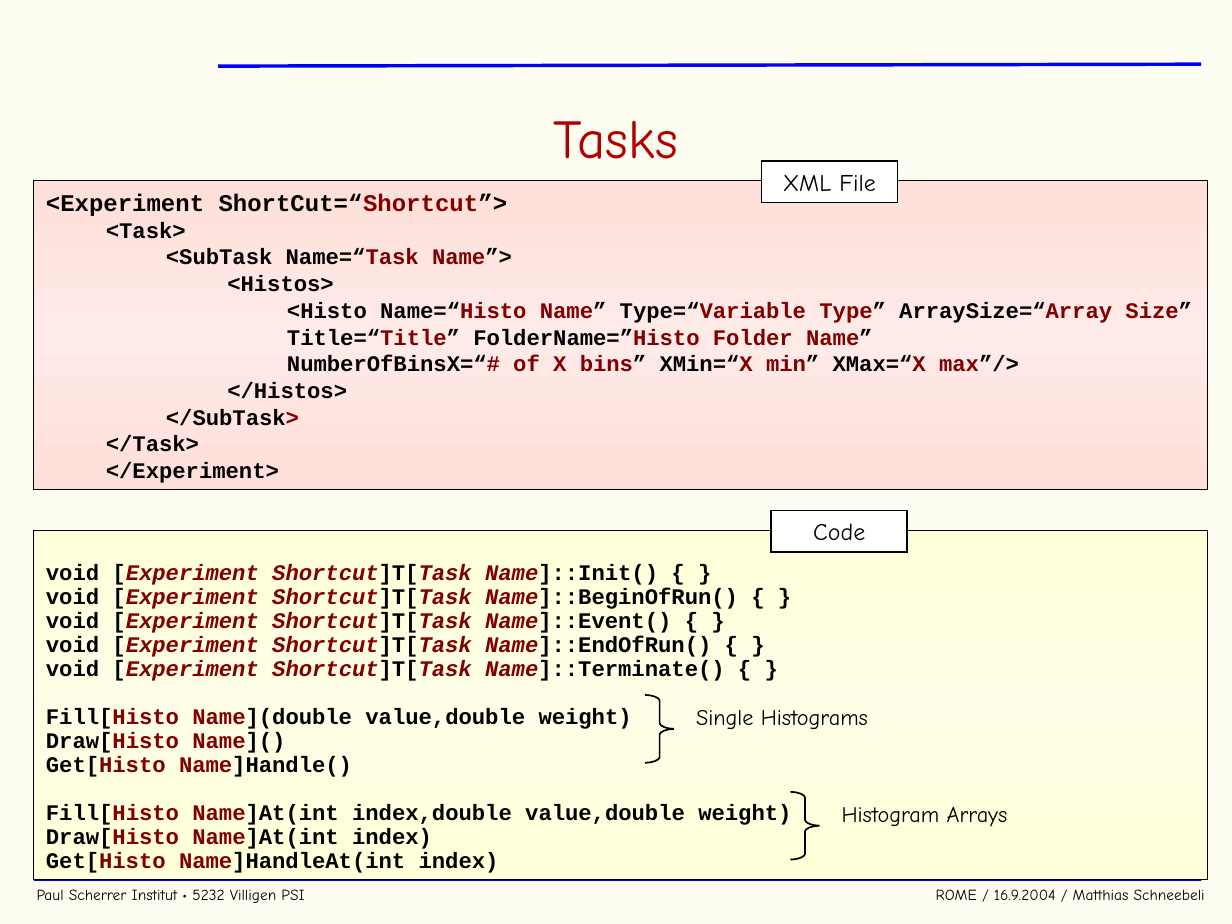
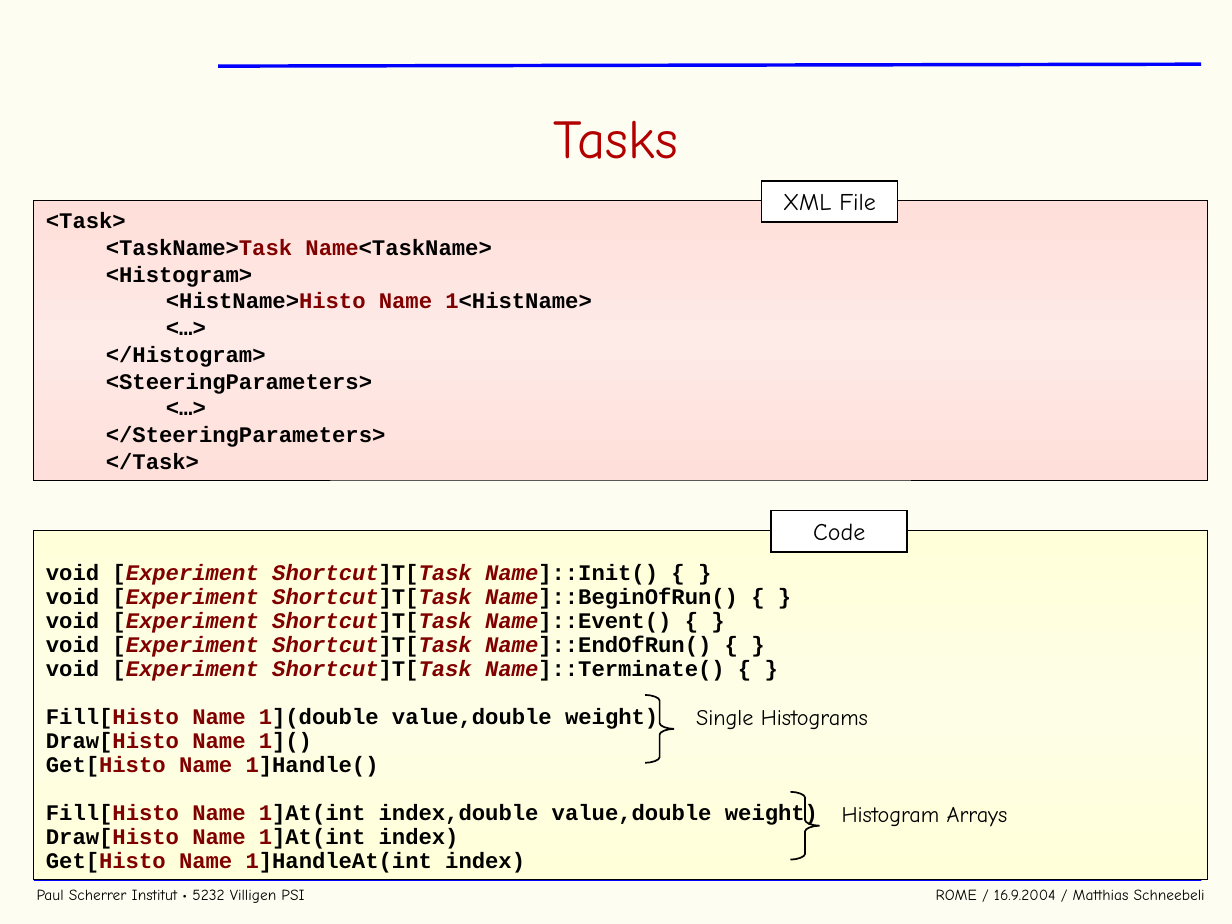
Before and after one commit to cjpl/rome, a slide deck: slide 18 of documentation/ROME.ppt. Drawn at 1232x924 pixels with LibreOffice and Linux fonts; fonts in the diff are those of the drawing; background and template pictures are left out. Boxes give left, top, right and bottom in pixels: in the first picture for what was removed or moved away, otherwise in the second. Text is boxed around its words. In the diff, an @@ line names an element or a change of style, - is before the commit and + after.

```diff
--- a/documentation/ROME.ppt
+++ b/documentation/ROME.ppt
@@ rectangle "<Task>": place and size @@
-rectangle "<Task>" at (33,181,1207,490)
+rectangle "<Task>" at (33,201,1207,480)
@@ text in rectangle at (46,193,508,216): paragraph removed @@
-<Experiment ShortCut=“Shortcut”>
@@ rectangle "XML File": place and size @@
-rectangle "XML File" at (761,161,897,203)
+rectangle "XML File" at (761,181,897,223)
@@ text in rectangle at (46,212,199,470): list level 2 to 1 in "<Task>"; list level 2 to 1 in "</Task>" @@
@@ text in rectangle at (106,239,591,447): text changed @@
-    <SubTask Name=“Task Name”>
-      <Histos>
-        <Histo Name=“Histo Name” Type=“Variable Type” ArraySize=“Array Size” Title=“Title” FolderName=”Histo Folder Name” NumberOfBinsX=“# of X bins” XMin=“X min” XMax=“X max”/>
-      </Histos>
-    </SubTask>
+  <TaskName>Task Name<TaskName>
+  <Histogram>
+    <HistName>Histo Name 1<HistName>
+    <…>
+  </Histogram>
+  <SteeringParameters>
+    <…>
+  </SteeringParameters>
@@ text in rectangle at (106,462,279,483): paragraph removed @@
-</Experiment>
@@ text in rectangle at (46,708,818,873): text changed @@
-Fill[Histo Name](double value,double weight)
-Draw[Histo Name]()
-Get[Histo Name]Handle()
-Fill[Histo Name]At(int index,double value,double weight)
-Draw[Histo Name]At(int index)
-Get[Histo Name]HandleAt(int index)
+Fill[Histo Name 1](double value,double weight)
+Draw[Histo Name 1]()
+Get[Histo Name 1]Handle()
+Fill[Histo Name 1]At(int index,double value,double weight)
+Draw[Histo Name 1]At(int index)
+Get[Histo Name 1]HandleAt(int index)
```
Also in this commit, not shown: 11 other slides changed, 1 slide added.
